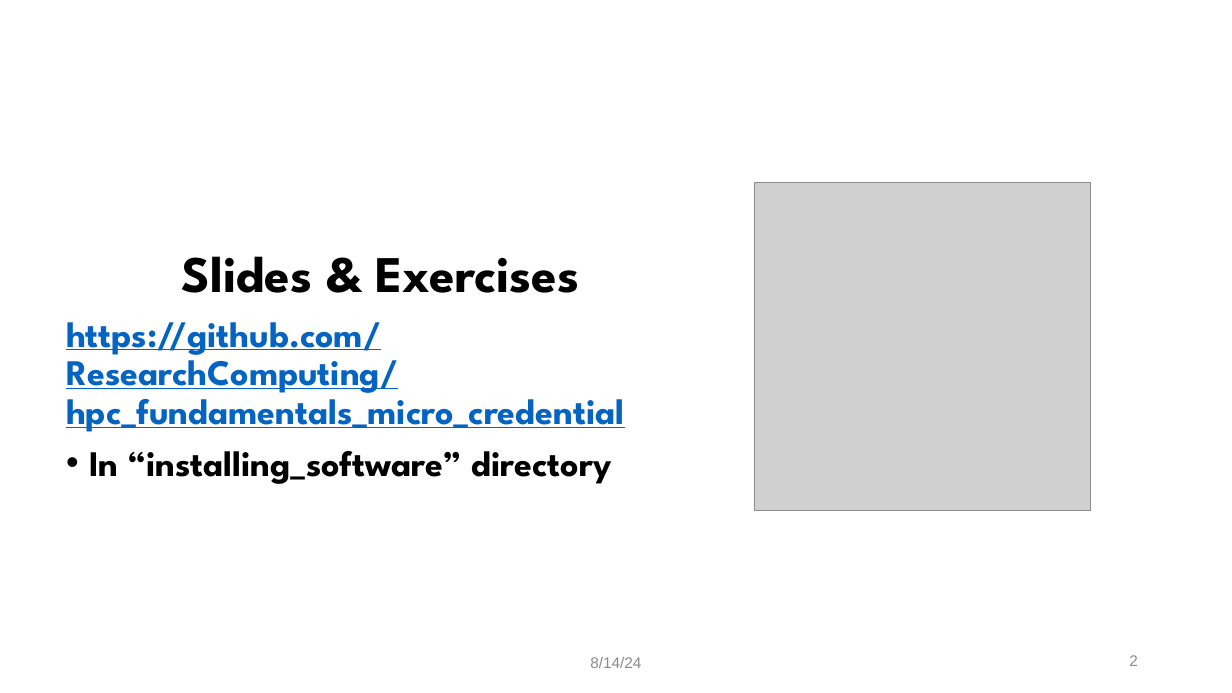
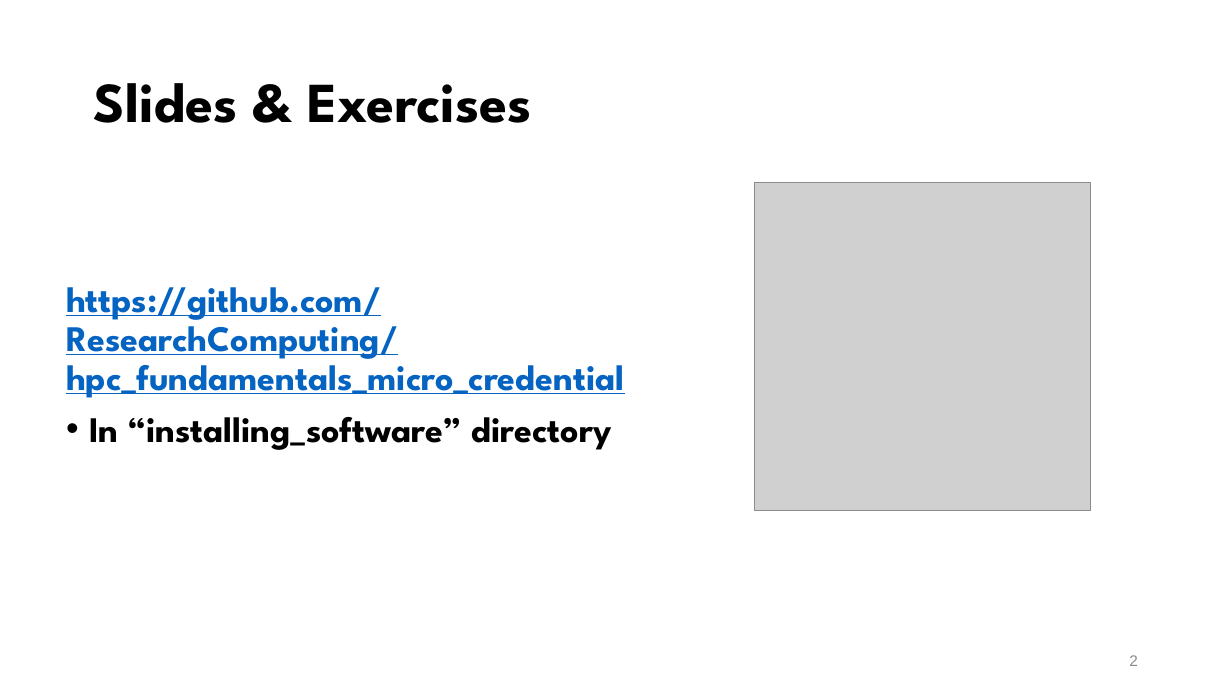
Before and after one commit to mohalkh5/hpc_fundamentals_micro_credential, a slide deck: slide 2 of installing_software/installing_software.pptx. Drawn at 1232x693 pixels with LibreOffice and Linux fonts; fonts in the diff are those of the drawing; grey boxes stand for pictures; background and template pictures are left out. Boxes give left, top, right and bottom in pixels: in the first picture for what was removed or moved away, otherwise in the second. Text is boxed around its words. In the diff, an @@ line names an element or a change of style, - is before the commit and + after.

```diff
--- a/installing_software/installing_software.pptx
+++ b/installing_software/installing_software.pptx
@@ title added at box(94, 83, 532, 123), 44 pt, text #000000, bold @@
+Slides & Exercises
@@ text at box(182, 256, 579, 293): paragraph removed @@
-Slides & Exercises
@@ text removed at box(590, 657, 641, 668) @@
-8/14/24
```
Also in this commit, not shown: 44 other slides changed.
